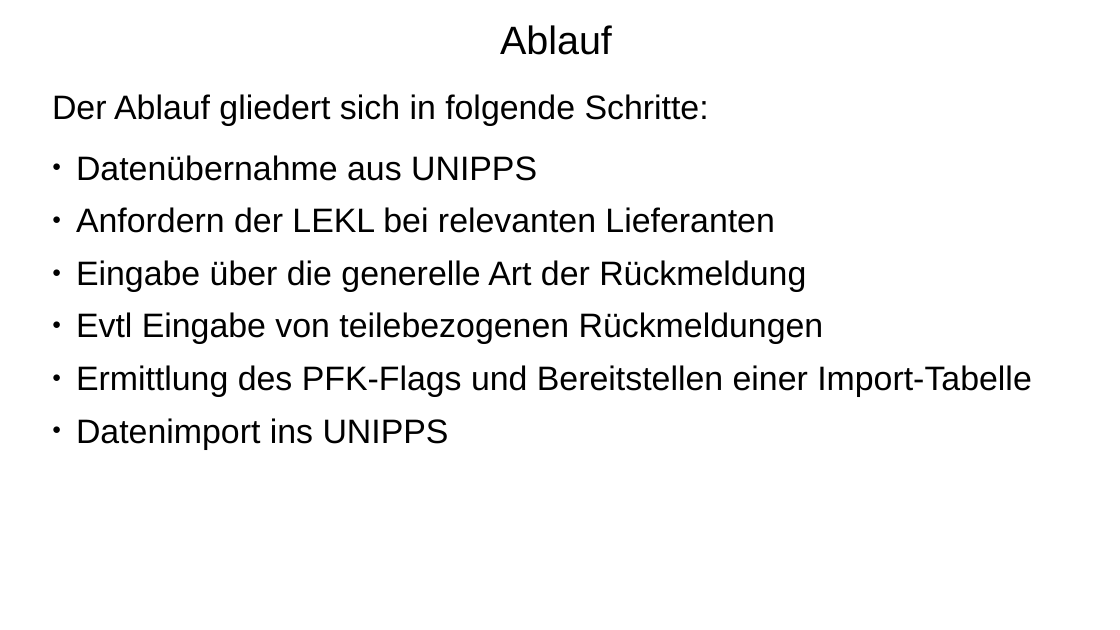
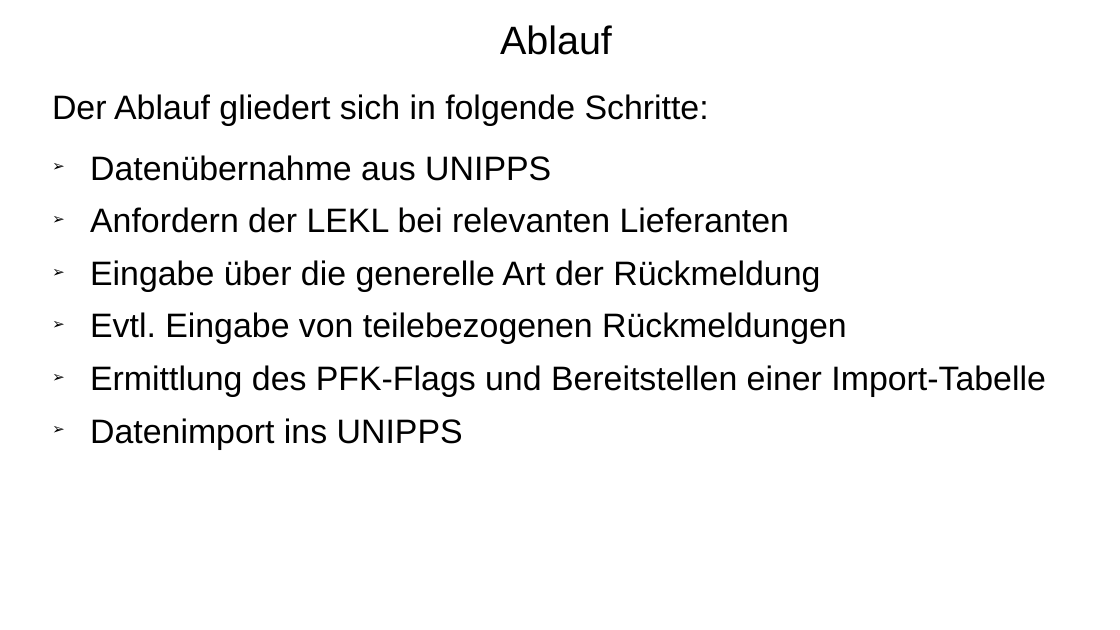
Before and after one commit to KlausEtscheidt/Zoll, a slide deck: slide 10 of LieferErklaer/doku/Hintergrund/Ueberblick_Präferenzberechtigung.pptx. Drawn at 1120x630 pixels with LibreOffice and Linux fonts; fonts in the diff are those of the drawing. Boxes give left, top, right and bottom in pixels: in the first picture for what was removed or moved away, otherwise in the second. Text is boxed around its words. In the diff, an @@ line names an element or a change of style, - is before the commit and + after.

Commit message:
Ersatzteilfilter und TeileDialog dazu
EIngabde der teilespez lekl in Dialog

```diff
--- a/LieferErklaer/doku/Hintergrund/Ueberblick_Präferenzberechtigung.pptx
+++ b/LieferErklaer/doku/Hintergrund/Ueberblick_Präferenzberechtigung.pptx
@@ text at [52, 94, 1046, 450]: highlight none to #000000 in "Der Ablauf gliedert sich in folgende Schritte:", "Datenübernahme aus UNIPPS", "Anfordern der LEKL bei relevanten Lieferanten", "Eingabe über die generelle Art der Rückmeldung" and 2 more places; bullet ● to ➢ @@
@@ text at [90, 312, 847, 344]: text changed @@
-● Evtl Eingabe von teilebezogenen Rückmeldungen
+➢ Evtl. Eingabe von teilebezogenen Rückmeldungen
```
Also in this commit, not shown: 17 other slides changed, 27 other files.
